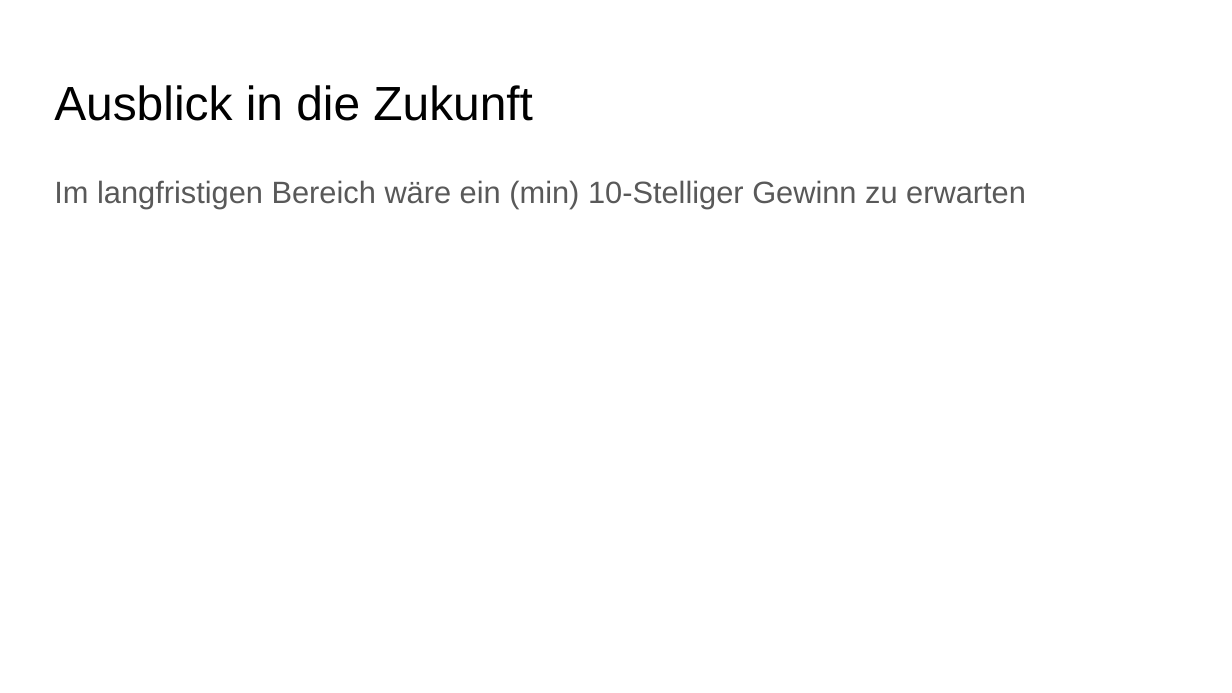
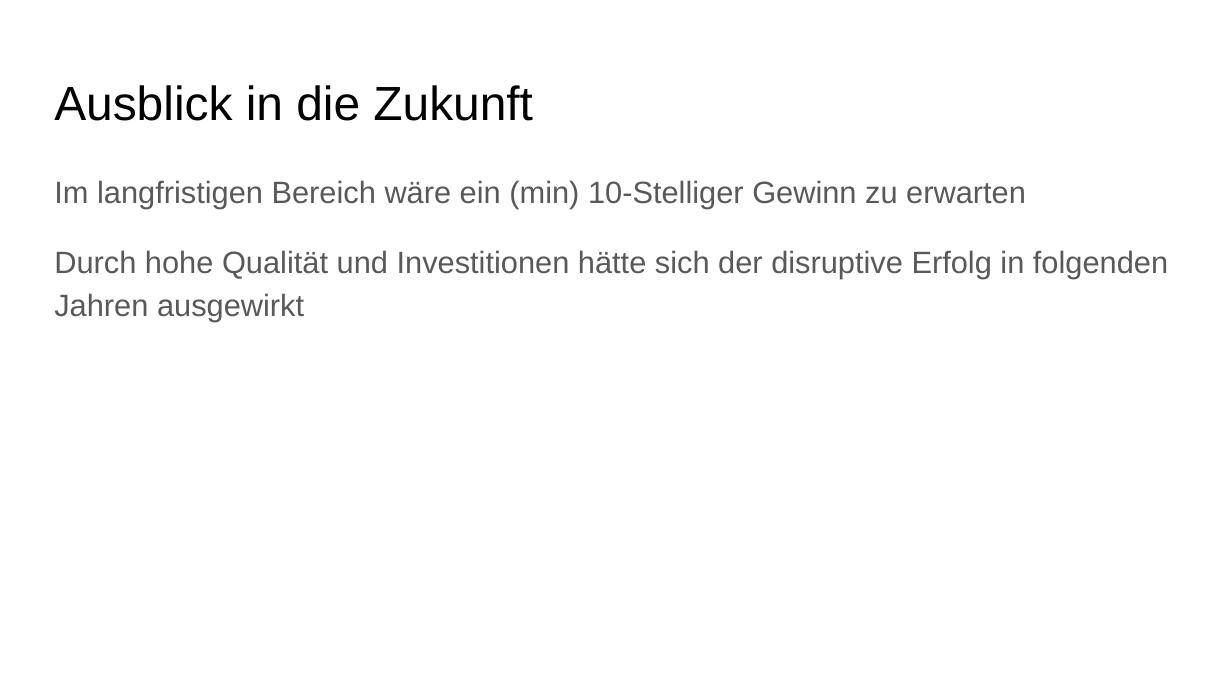
Before and after one commit to mmathys/mmathys.github.io, a slide deck: slide 18 of f.pptx. Drawn at 1232x693 pixels with LibreOffice and Linux fonts; fonts in the diff are those of the drawing. Boxes give left, top, right and bottom in pixels: in the first picture for what was removed or moved away, otherwise in the second. Text is boxed around its words. In the diff, an @@ line names an element or a change of style, - is before the commit and + after.

```diff
--- a/f.pptx
+++ b/f.pptx
@@ text at box(54, 250, 1168, 321): paragraph added @@
+Durch hohe Qualität und Investitionen hätte sich der disruptive Erfolg in folgenden Jahren ausgewirkt
```
Also in this commit, not shown: 1 other slide changed, 1 slide added, 1 slide removed, 1 other file.
